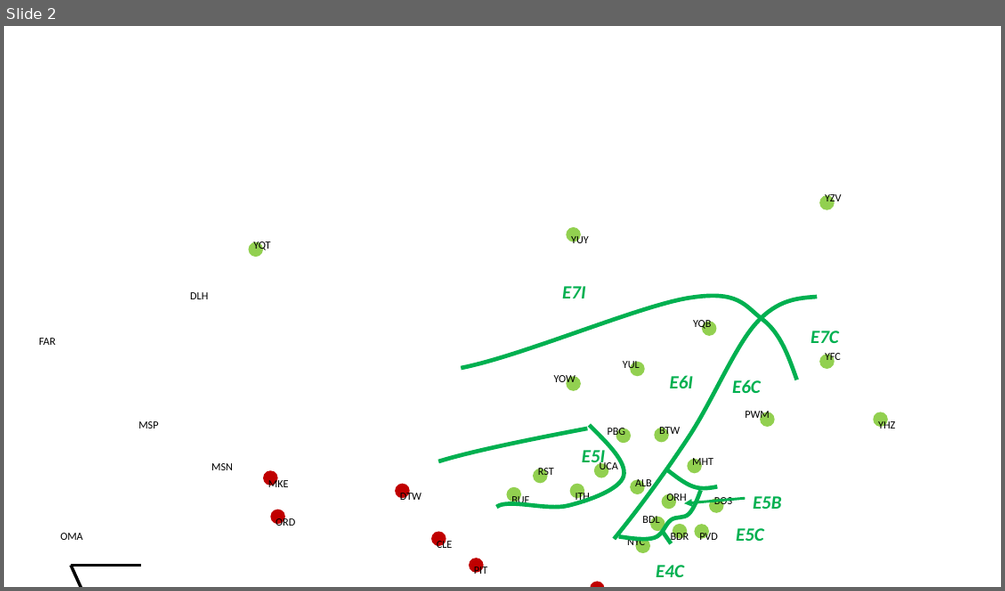
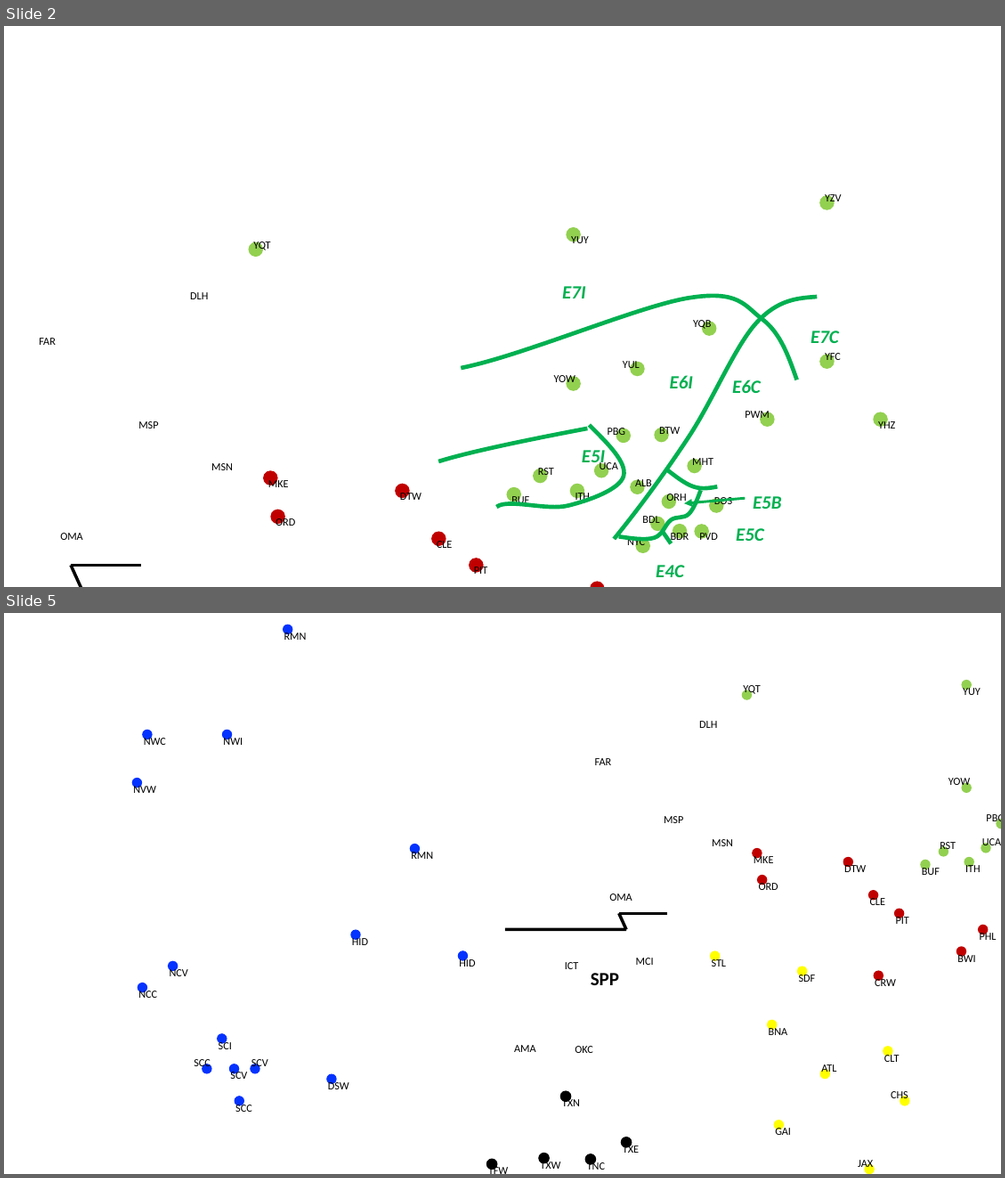
Before and after one commit to slacgismo/loadinsight, a slide deck: citymap.pptx. Shown one above the other, each under a label of ours: slide 2 before the commit, slides 2 and 5 after it; the slides between them are not shown. The pictures are 1005x591 and 1005x1178 pixels, drawn with LibreOffice and Linux fonts; fonts in the diff are those of the drawing; background and template pictures are left out. Boxes give left, top, right and bottom in pixels: in the first picture for what was removed or moved away, otherwise in the second. Text is boxed around its words. In the diff, an @@ line names an element or a change of style, - is before the commit and + after.

```diff
--- a/citymap.pptx
+++ b/citymap.pptx
@@ slide 5 added at (4, 613, 1001, 1174), background picture (left out) @@
@@ group added at (132, 625, 1001, 1174): 53 ellipses, 3 lines, 1 text @@
+SPP
+RMN
+NWI
+NWC
+NVW
+RMN
+HID
+HID
+DSW
+NCV
+NCC
+SCI
+SCC
+SCC
+SCV
+SCV
+TFW
+TXN
+TXE
+TNC
+TXW
+DLH
+MSP
+MSN
+OMA
+FAR
+MKE
+ORD
+DTW
+CLE
+PIT
+CRW
+BWI
+PHL
+ICT
+OKC
+AMA
+MCI
+STL
+SDF
+CLT
+CHS
+ATL
+JAX
+GAI
+BNA
+YOW
+YUY
+YQT
+PBG
+UCA
+ITH
+RST
+BUF
```
Also in this commit, not shown: 2 other slides added.
